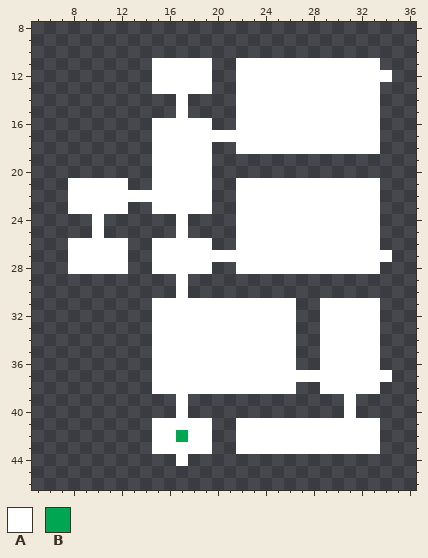
Two states of a sprite sheet, sprites/spr_map/1538451d-812a-409b-861b-0a57dab37b72.png. The picture above was drawn from the file before the commit.
The file is 91x65 pixels. Shown: x 5..36, y 8..46.
Palette (. is transparent): A #ffffff  B #00a651
Pixels before, first column x 8:
11 .......AAAAA..AAAAAAAAAAAA.
12 .......AAAAA..AAAAAAAAAAAAA
13 .......AAAAA..AAAAAAAAAAAA.
14 .........A....AAAAAAAAAAAA.
15 .........A....AAAAAAAAAAAA.
16 .......AAAAA..AAAAAAAAAAAA.
17 .......AAAAAAAAAAAAAAAAAAA.
18 .......AAAAA..AAAAAAAAAAAA.
19 .......AAAAA...............
20 .......AAAAA...............
21 AAAAA..AAAAA..AAAAAAAAAAAA.
22 AAAAAAAAAAAA..AAAAAAAAAAAA.
23 AAAAA..AAAAA..AAAAAAAAAAAA.
24 ..A......A....AAAAAAAAAAAA.
25 ..A......A....AAAAAAAAAAAA.
26 AAAAA..AAAAA..AAAAAAAAAAAA.
27 AAAAA..AAAAAAAAAAAAAAAAAAAA
28 AAAAA..AAAAA..AAAAAAAAAAAA.
29 .........A.................
30 .........A.................
31 .......AAAAAAAAAAAA..AAAAA.
32 .......AAAAAAAAAAAA..AAAAA.
33 .......AAAAAAAAAAAA..AAAAA.
34 .......AAAAAAAAAAAA..AAAAA.
35 .......AAAAAAAAAAAA..AAAAA.
36 .......AAAAAAAAAAAA..AAAAA.
37 .......AAAAAAAAAAAAAAAAAAAA
38 .......AAAAAAAAAAAA..AAAAA.
39 .........A.............A...
40 .........A.............A...
41 .......AAAAA..AAAAAAAAAAAA.
42 .......AABAA..AAAAAAAAAAAA.
43 .......AAAAA..AAAAAAAAAAAA.
44 .........A.................
And afterwards:
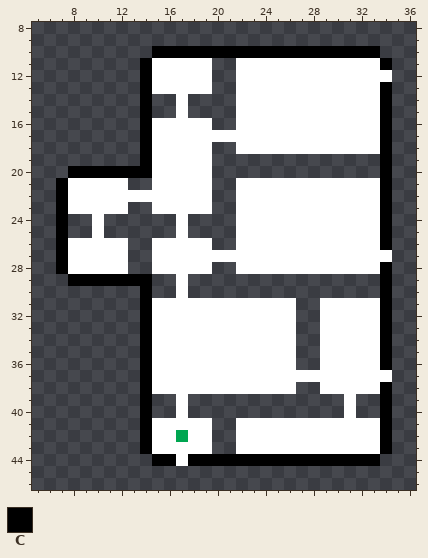
Colours new in this view: C #000000
Changes in this commit:
y 10: x 15..33 ................... -> CCCCCCCCCCCCCCCCCCC
y 11: x 14 . -> C; x 34 . -> C
y 12: x 14 . -> C
y 13..19: x 14 . -> C; x 34 . -> C
y 20: x 8..14 ....... -> CCCCCCC; x 34 . -> C
y 21..26: x 7 . -> C; x 34 . -> C
y 27: x 7 . -> C
y 28: x 7 . -> C; x 34 . -> C
y 29: x 8..14 ....... -> CCCCCCC; x 34 . -> C
y 30..36: x 14 . -> C; x 34 . -> C
y 37: x 14 . -> C
y 38..43: x 14 . -> C; x 34 . -> C
y 44: x 15..16 .. -> CC; x 18..33 ................ -> CCCCCCCCCCCCCCCC
Changed places in both pictures, as pixel boxes (x1, y1, x2, y2):
added: (56, 46, 392, 466)
